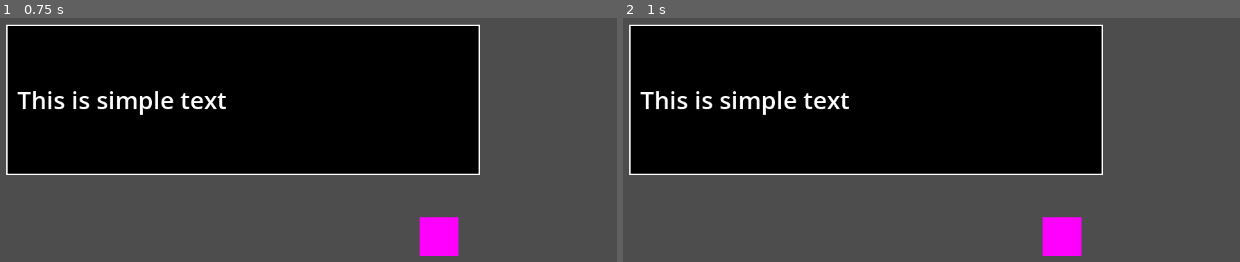
Above: before the commit, frames 1-2 (left to right).
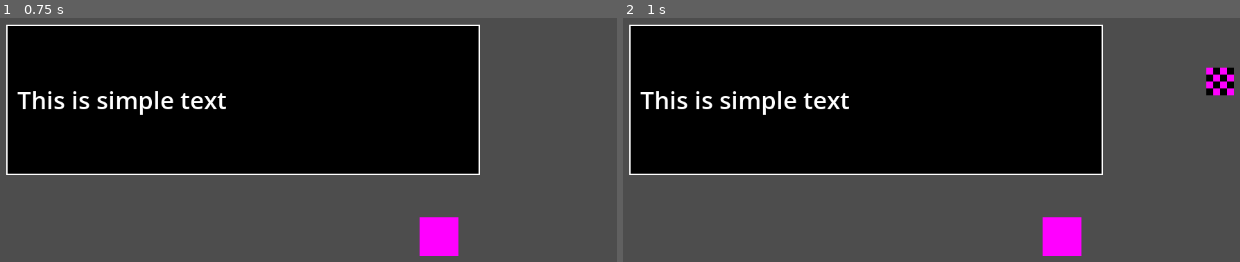
Above: after the commit, the same moments.

Repository: the-sillies/silly-game-tihii
Game: Godot game, scene res://scenes/game.tscn
Two runs of this game, one before a commit and one after it. Both use one fixed random seed, a clock stepped at 60 frames per second and the inputs below.
Inputs:
- Up to frame 1 (0.75 s): tap Enter (ui_accept) at 0.5 s; hold Right (ui_right) from 0.53 s (still down)
- Up to frame 2 (1 s): keep holding Right (ui_right); tap Enter (ui_accept) at 0.77 s

Frame 1 is identical in both runs. In frame 2, 0.5% of the frame differs, in the area x 94-100%, y 20-32%.

Commit message:
remove player sprite from code

Diff:
--- a/scenes/player.tscn
+++ b/scenes/player.tscn
@@ -1,22 +1,17 @@
-[gd_scene load_steps=10 format=3 uid="uid://7fgyw33joaxy"]
+[gd_scene load_steps=9 format=3 uid="uid://7fgyw33joaxy"]
 
-[ext_resource type="Texture2D" uid="uid://deofkwesn3rrt" path="res://assets/sprites/knight.png" id="1_3vyb7"]
 [ext_resource type="Script" uid="uid://citer8a5c2w1g" path="res://scripts/player.gd" id="1_g2els"]
 
 [sub_resource type="AtlasTexture" id="AtlasTexture_g2els"]
-atlas = ExtResource("1_3vyb7")
 region = Rect2(0, 0, 32, 32)
 
 [sub_resource type="AtlasTexture" id="AtlasTexture_qhqgy"]
-atlas = ExtResource("1_3vyb7")
 region = Rect2(32, 0, 32, 32)
 
 [sub_resource type="AtlasTexture" id="AtlasTexture_dqkch"]
-atlas = ExtResource("1_3vyb7")
 region = Rect2(64, 0, 32, 32)
 
 [sub_resource type="AtlasTexture" id="AtlasTexture_qlg0r"]
-atlas = ExtResource("1_3vyb7")
 region = Rect2(96, 0, 32, 32)
 
 [sub_resource type="SpriteFrames" id="SpriteFrames_tuyoq"]
